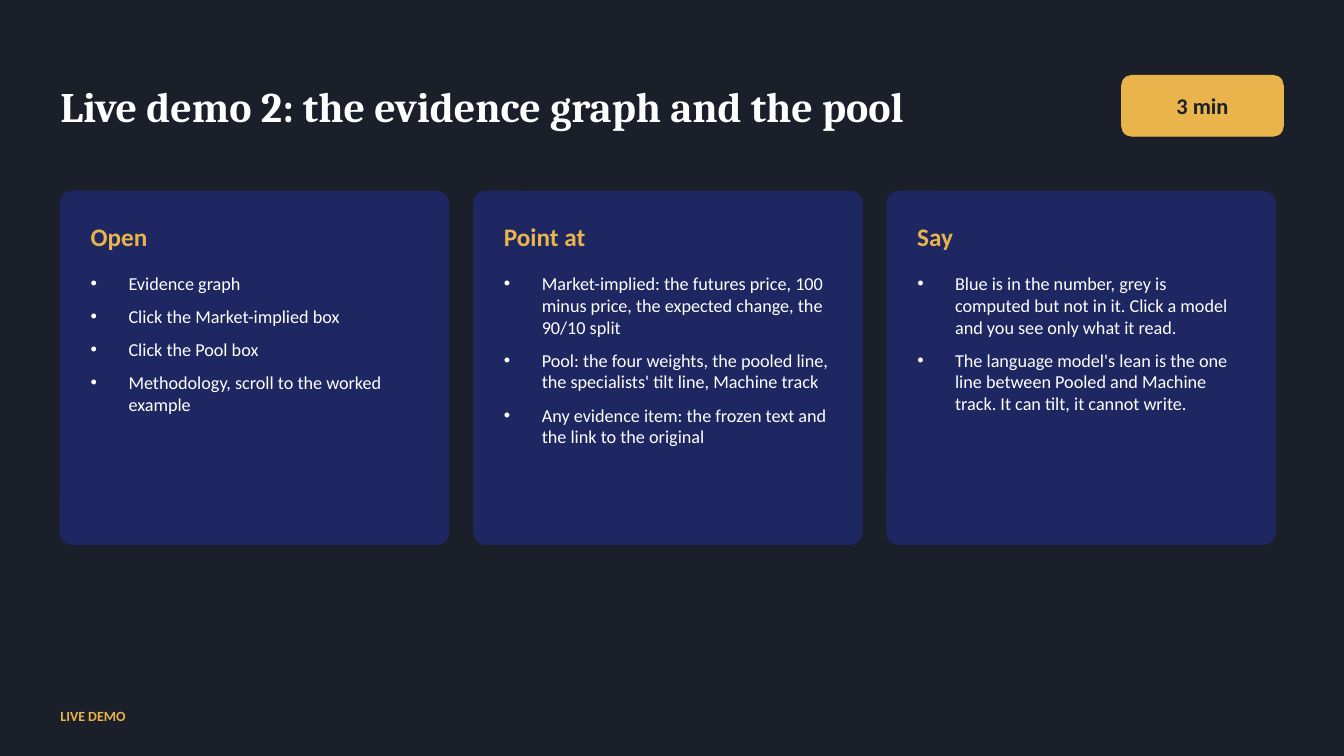
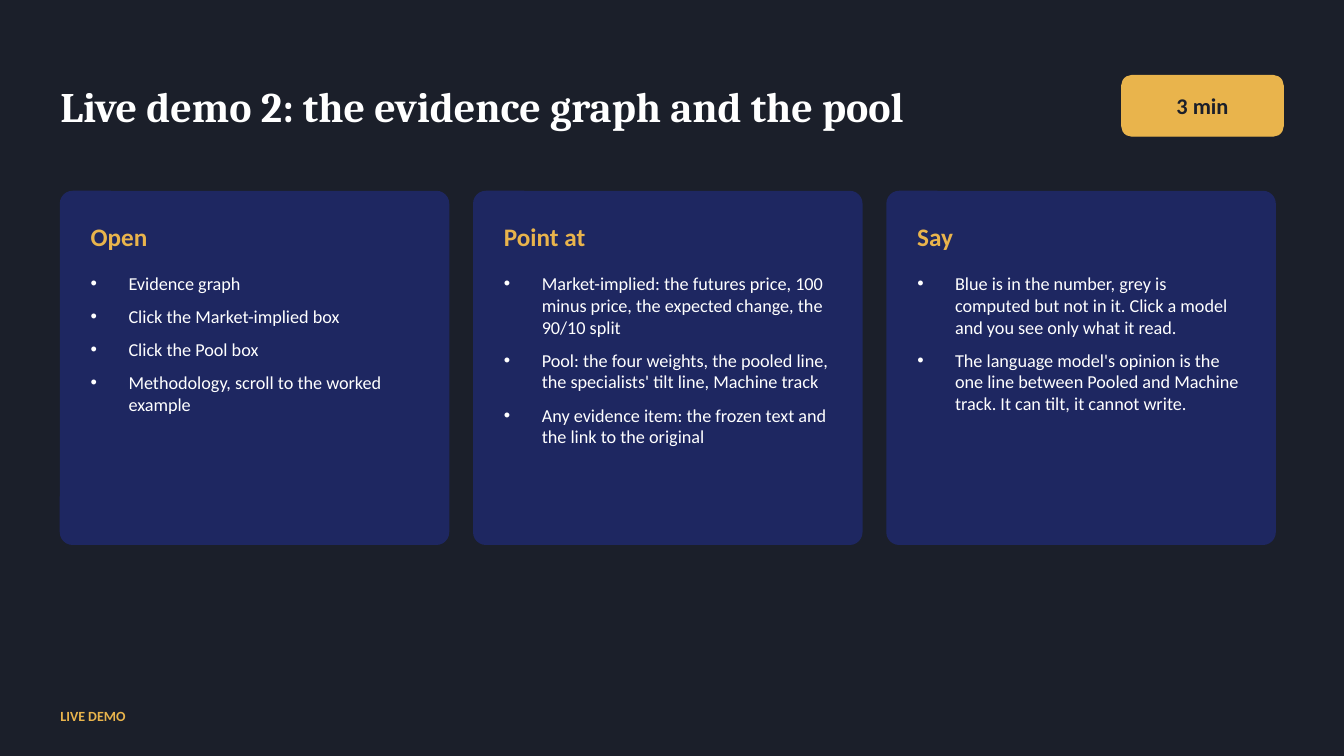
Before and after one commit to kmt112/fed-forecast, a slide deck: slide 10 of docs/FedCast_Fullerton.pptx (slide 9 before the commit). Drawn at 1344x756 pixels with LibreOffice and Linux fonts; fonts in the diff are those of the drawing. Boxes give left, top, right and bottom in pixels: in the first picture for what was removed or moved away, otherwise in the second. Text is boxed around its words. In the diff, an @@ line names an element or a change of style, - is before the commit and + after.

```diff
--- a/docs/FedCast_Fullerton.pptx
+++ b/docs/FedCast_Fullerton.pptx
@@ text at <box>955,354,1238,412</box>: text changed @@
-• The language model's lean is the one line between Pooled and Machine track. It can tilt, it cannot write.
+• The language model's opinion is the one line between Pooled and Machine track. It can tilt, it cannot write.
```
Also in this commit, not shown: 8 other slides changed, 1 slide added, 2 other files.
